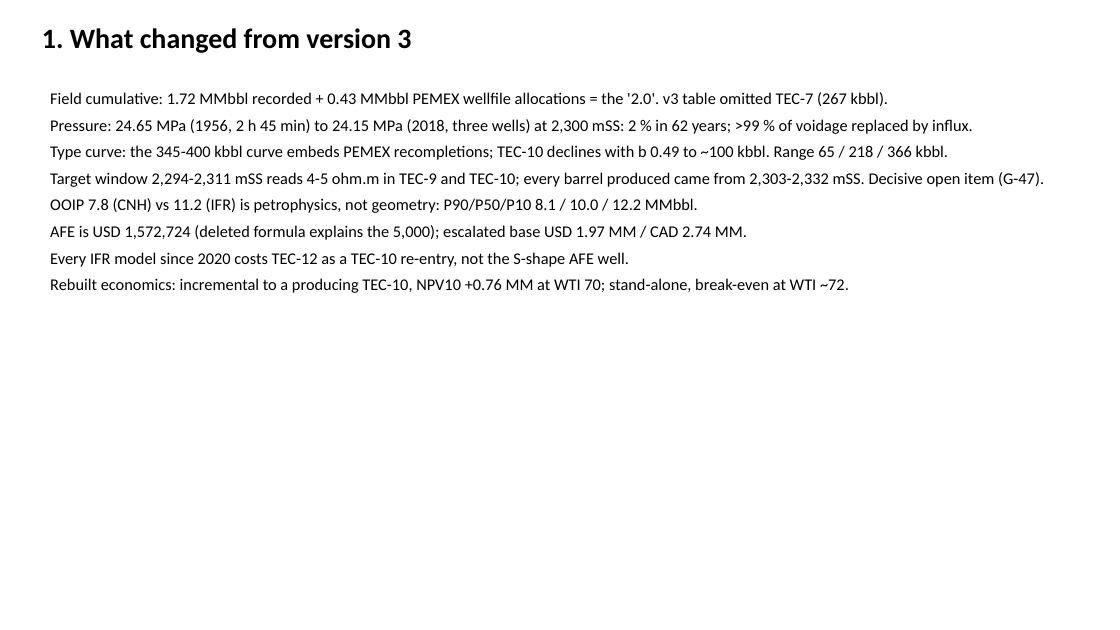
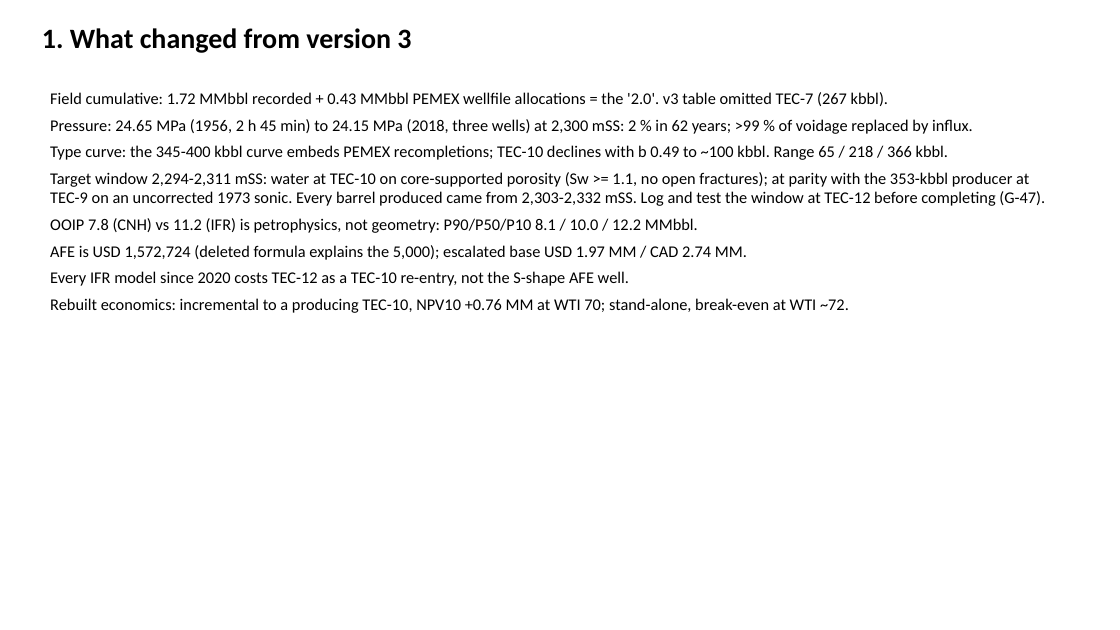
Before and after one commit to gunner1976/git_practice, a slide deck: slide 2 of docs/Tecolutla_TEC12_Handover.pptx. Drawn at 1120x630 pixels with LibreOffice and Linux fonts; fonts in the diff are those of the drawing. Boxes give left, top, right and bottom in pixels: in the first picture for what was removed or moved away, otherwise in the second. Text is boxed around its words. In the diff, an @@ line names an element or a change of style, - is before the commit and + after.

```diff
--- a/docs/Tecolutla_TEC12_Handover.pptx
+++ b/docs/Tecolutla_TEC12_Handover.pptx
@@ text at [50, 172, 1045, 206]: text changed @@
-Target window 2,294-2,311 mSS reads 4-5 ohm.m in TEC-9 and TEC-10; every barrel produced came from 2,303-2,332 mSS. Decisive open item (G-47).
+Target window 2,294-2,311 mSS: water at TEC-10 on core-supported porosity (Sw >= 1.1, no open fractures); at parity with the 353-kbbl producer at TEC-9 on an uncorrected 1973 sonic. Every barrel produced came from 2,303-2,332 mSS. Log and test the window at TEC-12 before completing (G-47).
```
Also in this commit, not shown: 3 other files.
